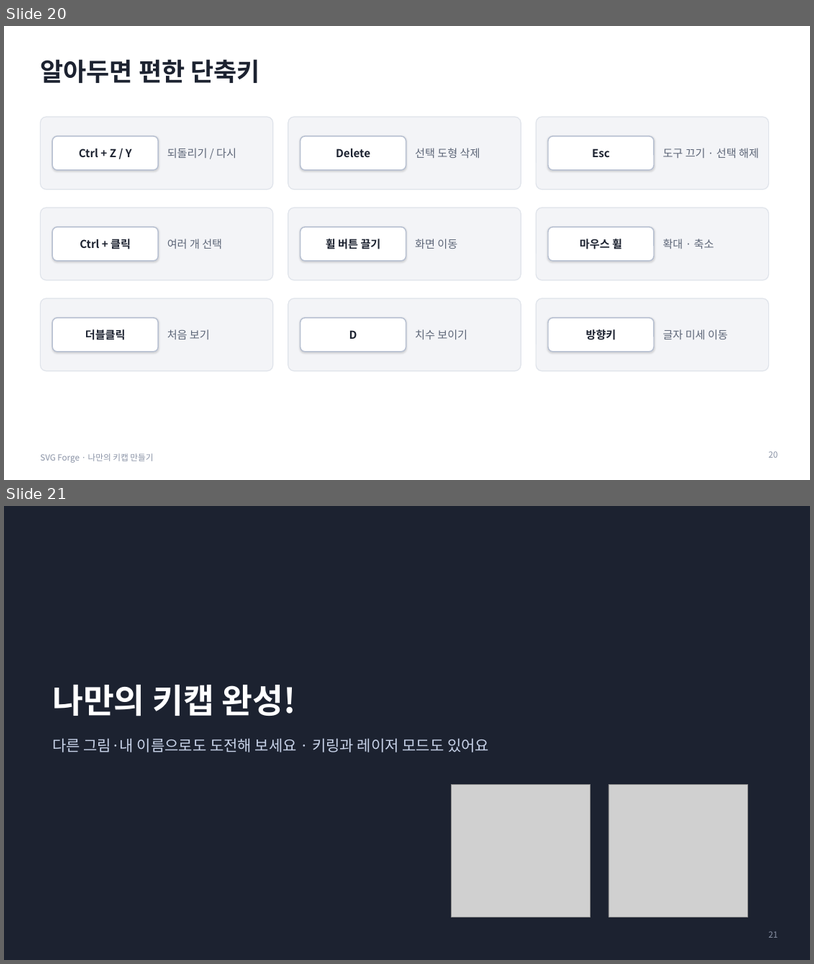
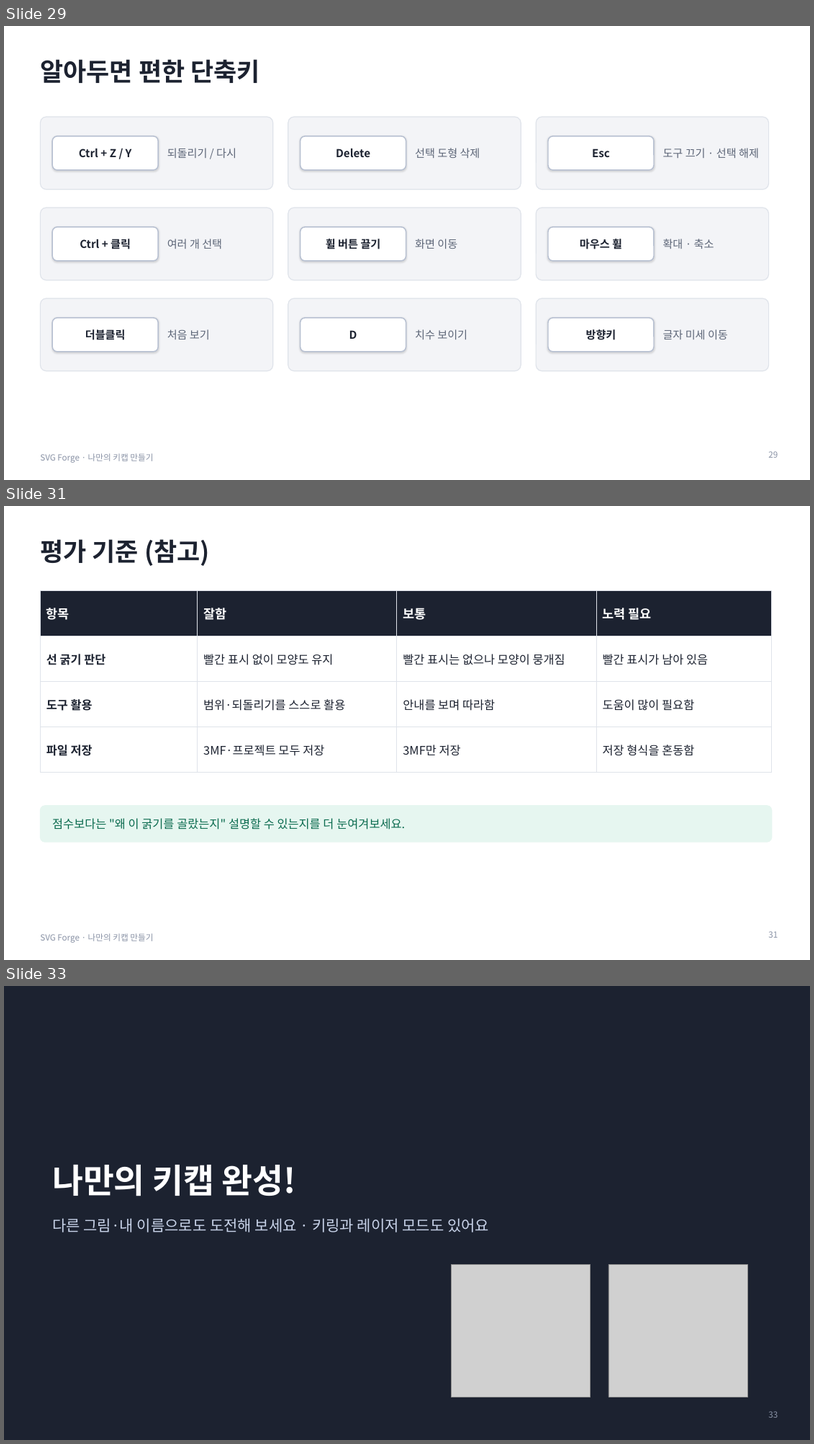
Before and after one commit to boundaryx01-uniquelife/svg-forge-01, a slide deck: docs/education/나만의-키캡-만들기.pptx. Shown one above the other, each under a label of ours: slides 20 and 21 before the commit, slides 29, 31 and 33 after it; the slides between them are not shown. The pictures are 814x964 and 814x1444 pixels, drawn with LibreOffice and Linux fonts; fonts in the diff are those of the drawing; grey boxes stand for pictures. Boxes give left, top, right and bottom in pixels: in the first picture for what was removed or moved away, otherwise in the second. Text is boxed around its words. In the diff, an @@ line names an element or a change of style, - is before the commit and + after.

```diff
--- a/docs/education/나만의-키캡-만들기.pptx
+++ b/docs/education/나만의-키캡-만들기.pptx
@@ slide 31 added at (4,506,810,960), background #FFFFFF; not listed: 1 template element that a slide beside it also shows @@
@@ title added at (40,539,210,566), 30 pt, text #1C2230, bold @@
+평가 기준 (참고)
@@ table added at (40,591,772,759), 4 rows, 4 columns @@
+항목 | 잘함 | 보통 | 노력 필요
+선 굵기 판단 | 빨간 표시 없이 모양도 유지 | 빨간 표시는 없으나 모양이 뭉개짐 | 빨간 표시가 남아 있음
+도구 활용 | 범위·되돌리기를 스스로 활용 | 안내를 보며 따라함 | 도움이 많이 필요함
+파일 저장 | 3MF·프로젝트 모두 저장 | 3MF만 저장 | 저장 형식을 혼동함
@@ rounded rectangle added at (40,806,772,842), fill #E6F6F0, outline #E6F6F0 1 pt @@
@@ text added at (52,818,405,829), 14 pt, text #0B6B4F @@
+점수보다는 "왜 이 굵기를 골랐는지" 설명할 수 있는지를 더 눈여겨보세요.
@@ page number added at (769,931,778,937), 10 pt, text #8A93A6 @@
+31
@@ what was slide 20 is now slide 29 @@
@@ what was slide 21 is now slide 33 @@
@@ page number at (769,1411,778,1417): text changed @@
-21
+33
```
Also in this commit, not shown: 1 slide changed, 11 other slides added, 2 other files.
